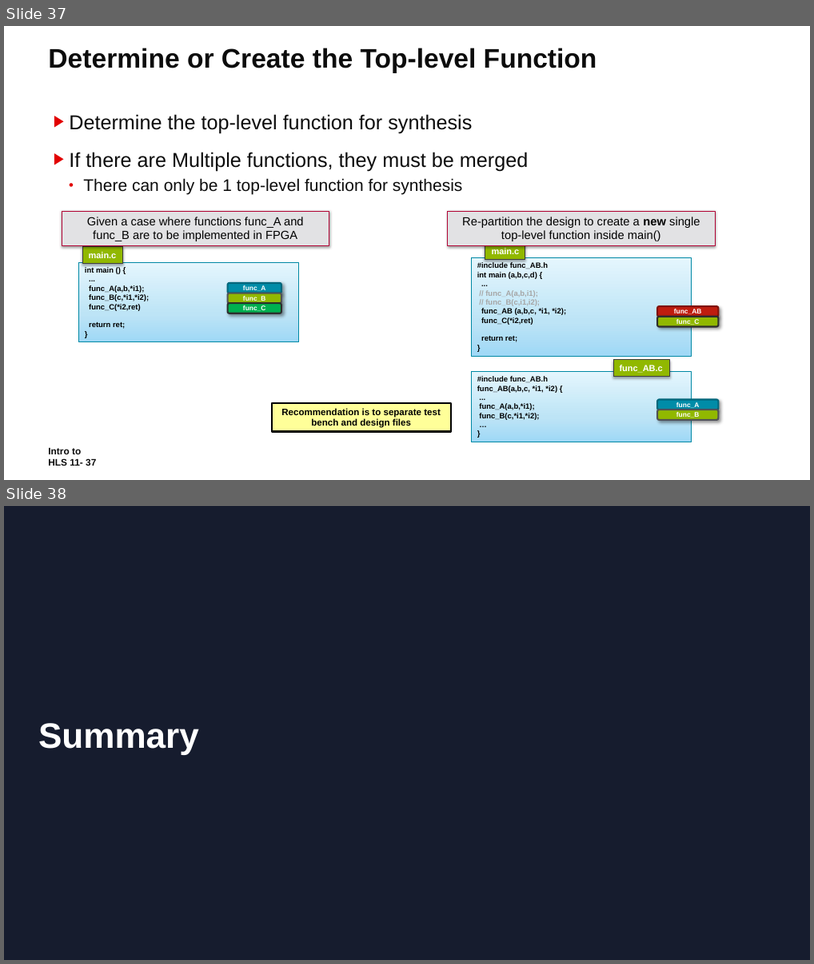
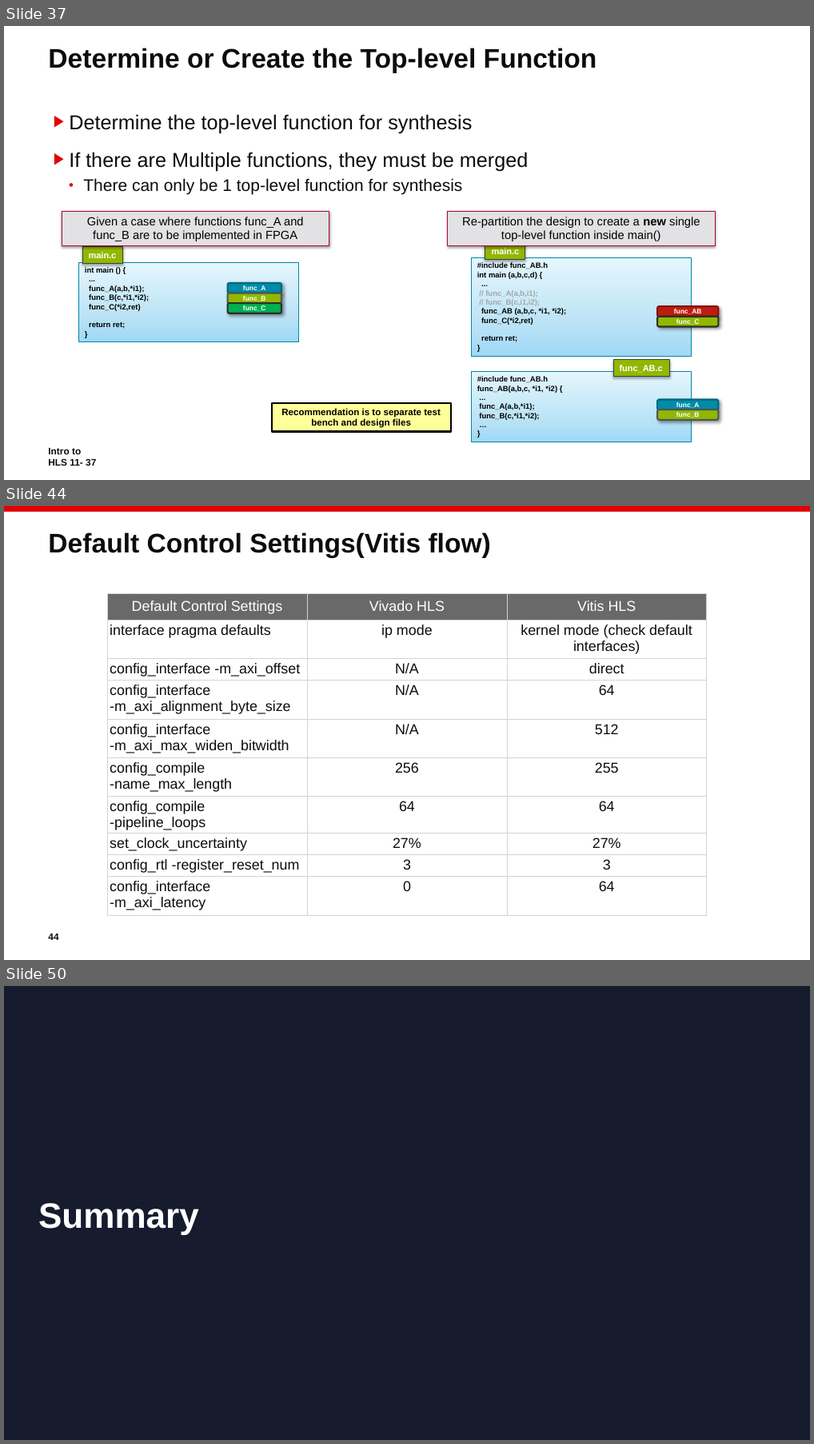
Before and after one commit to ChunxuGuo/High-Level-Synthesis-Flow-on-Zynq-using-Vitis-HLS, a slide deck: vitis_slides/11_HLS_Intro.PPTX. Shown one above the other, each under a label of ours: slides 37 and 38 before the commit, slides 37, 44 and 50 after it; the slides between them are not shown. The pictures are 814x964 and 814x1444 pixels, drawn with LibreOffice and Linux fonts; fonts in the diff are those of the drawing; background and template pictures are left out. Boxes give left, top, right and bottom in pixels: in the first picture for what was removed or moved away, otherwise in the second. Text is boxed around its words. In the diff, an @@ line names an element or a change of style, - is before the commit and + after.

```diff
--- a/vitis_slides/11_HLS_Intro.PPTX
+++ b/vitis_slides/11_HLS_Intro.PPTX
@@ slide 44 added at <box>4,506,810,960</box>, background #FFFFFF @@
@@ rectangle added at <box>4,506,810,512</box>, fill #E20000 @@
@@ title added at <box>48,532,491,558</box>, 32 pt, text #0C0C0C, bold @@
+Default Control Settings(Vitis flow)
@@ table added at <box>107,594,706,920</box>, 10 rows, 3 columns @@
+Default Control Settings | Vivado HLS | Vitis HLS
+interface pragma defaults | ip mode | kernel mode (check default interfaces)
+config_interface -m_axi_offset | N/A | direct
+config_interface -m_axi_alignment_byte_size | N/A | 64
+config_interface -m_axi_max_widen_bitwidth | N/A | 512
+config_compile -name_max_length | 256 | 255
+config_compile -pipeline_loops | 64 | 64
+set_clock_uncertainty | 27% | 27%
+config_rtl -register_reset_num | 3 | 3
+config_interface -m_axi_latency | 0 | 64
@@ page number added at <box>48,933,58,940</box>, 11.3 pt, text #0C0C0C, bold @@
+44
@@ what was slide 38 is now slide 50 @@
```
Also in this commit, not shown: 11 other slides added.
